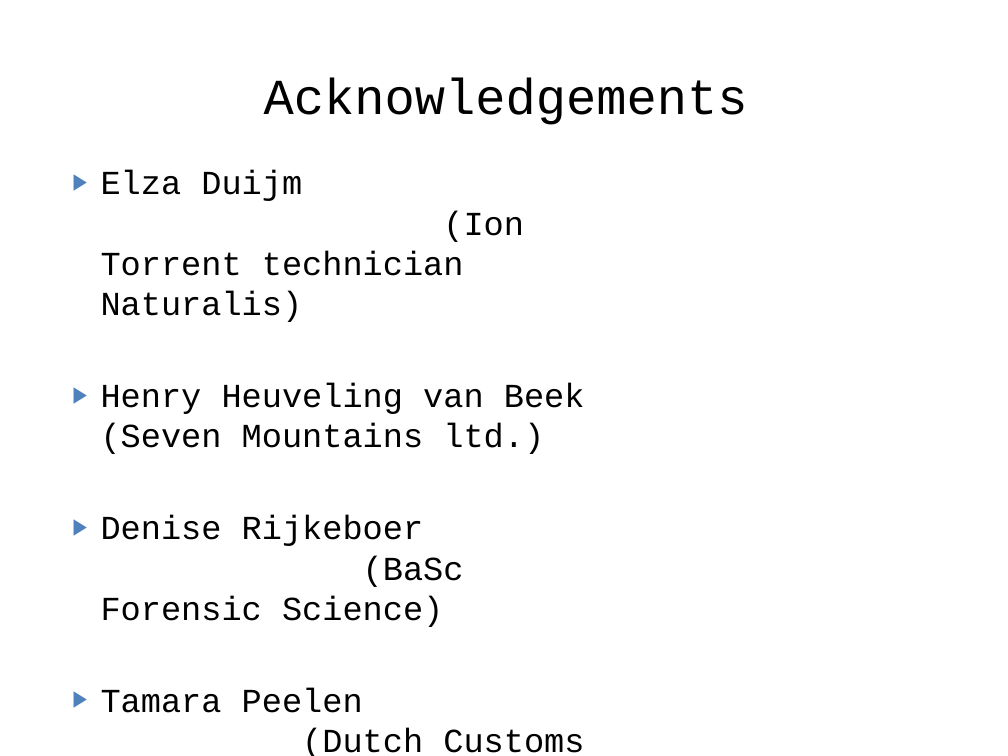
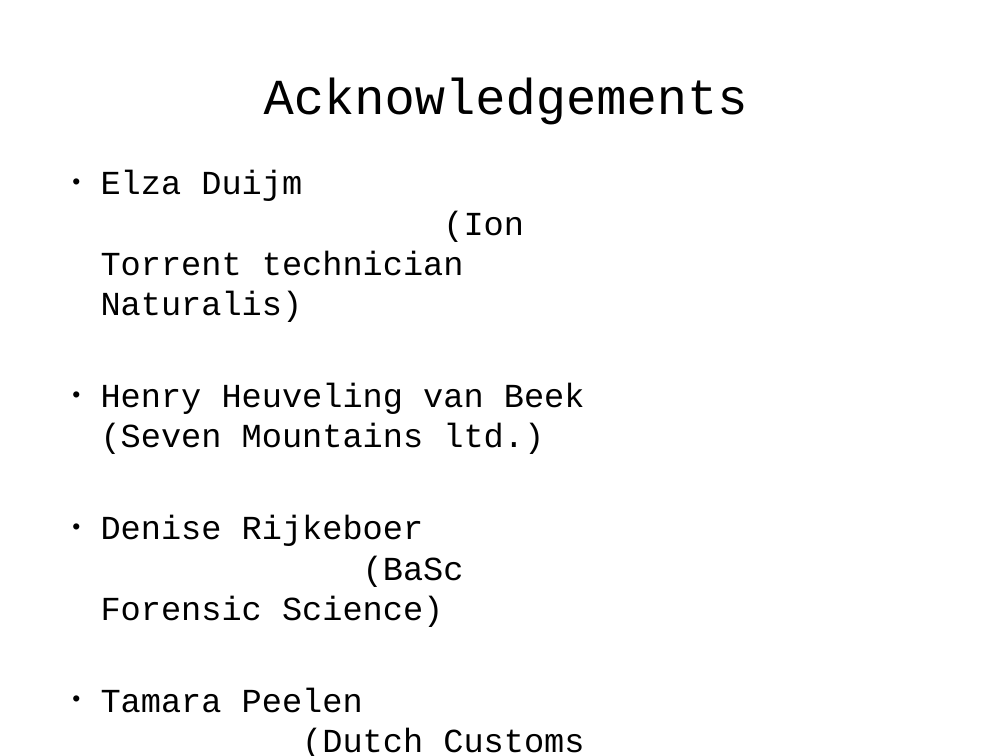
Before and after one commit to naturalis/HTS-barcode-checker, a slide deck: slide 20 of doc/Presentation.pptx (slide 19 before the commit). Drawn at 1008x756 pixels with LibreOffice and Linux fonts; fonts in the diff are those of the drawing. Boxes give left, top, right and bottom in pixels: in the first picture for what was removed or moved away, otherwise in the second. Text is boxed around its words. In the diff, an @@ line names an element or a change of style, - is before the commit and + after.

```diff
--- a/doc/Presentation.pptx
+++ b/doc/Presentation.pptx
@@ text "Elza Duijm (Ion Torrent technician ..." at [101, 170, 585, 756]: bullet ▶ to • @@
```
Also in this commit, not shown: 5 other slides changed, 2 slides added, 1 slide removed, 7 other files.
